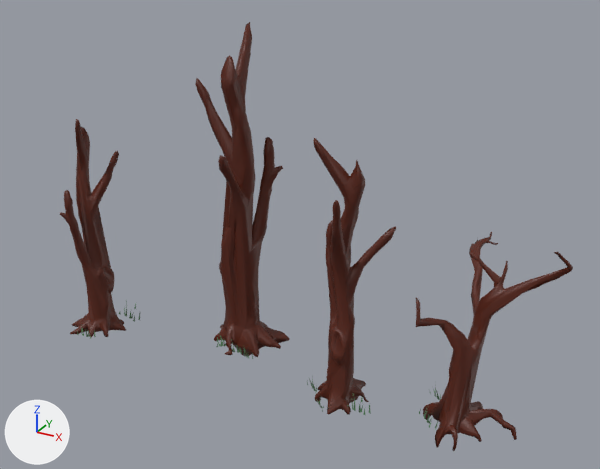
The glTF model assets/carousel_b.glb, before and after one commit.
Camera for both pictures: a 50 mm camera at (5.53, -6.73, 6.4) aimed at (0.09, 3.16, 1.45). Arrows for +X, +Y and +Z are at lower left; the lights stay in place. Where no turn or scale is listed for an object, it has been applied to the vertices.

In view in the first picture: 'bgTree_01.001', 'bgTree_03', 'bgTree_03.001', 'bgTree_03.002', 'grass.006', 'grass.011', 'grass.012', 'grass.016'.
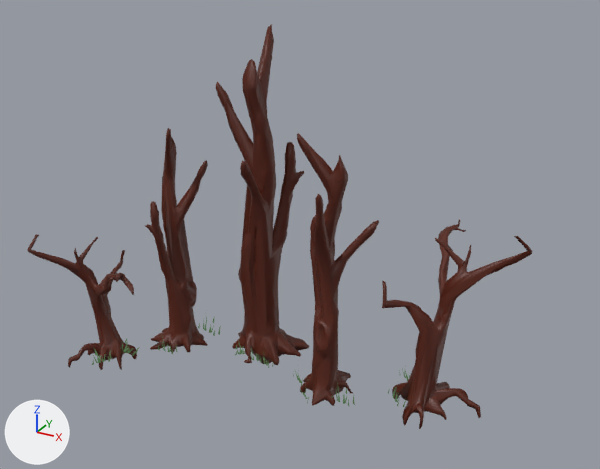
Boxes [x1, y1, x2, y2] around the edits, measured in the pictures (600 x 469 px):
'bgTree_03.001', moved: before [195, 22, 290, 357]; after [216, 24, 309, 365]
'bgTree_01.001', moved: before [416, 232, 573, 451]; after [382, 219, 532, 429]
'bgTree_03', moved: before [314, 138, 396, 415]; after [297, 133, 379, 406]
'bgTree_03.002', moved: before [60, 119, 126, 337]; after [145, 128, 208, 353]
'bgTree_01.003', added (brown): after [27, 234, 137, 370]
'grass.006', moved: before [347, 394, 371, 415]; after [332, 383, 355, 407]
'grass.007', moved: before [119, 301, 140, 322]; after [198, 317, 221, 336]
'grass.016', moved: before [419, 402, 438, 429]; after [388, 387, 406, 408]
'grass.015', moved: before [77, 324, 96, 339]; after [158, 337, 178, 354]
'grass.012', moved: before [216, 333, 226, 347]; after [235, 341, 245, 355]
'grass.018', added: after [92, 348, 112, 365]
'grass.011', moved: before [231, 339, 245, 354]; after [250, 346, 264, 361]
'grass.019', added: after [120, 339, 140, 356]

Diff of the bpy script that builds the scene:
```diff
--- a/assets/carousel_b.glb.py
+++ b/assets/carousel_b.glb.py
@@ me_bgtree_01_001 @@
+me_bgtree_01_001.from_pydata(...)  # 1364 vertices, 2714 faces; spans x -0.78..1.29, y -0.77..0.81, z -0.24..2.14
+me_bgtree_01_001.materials.append(mat_tree)  # brown #571e0a
@@ ob_bgtree_03 @@
 ob_bgtree_03 = bpy.data.objects.new('bgTree_03', me_bgtree_03)
-ob_bgtree_03.location = (1.08, 2.53, -0.7)
+ob_bgtree_03.location = (0.79, 2.62, -0.7)
@@ ob_bgtree_03_001 @@
 ob_bgtree_03_001 = bpy.data.objects.new('bgTree_03.001', me_bgtree_03_001)
-ob_bgtree_03_001.location = (-1.06, 3.34, -0.7)
+ob_bgtree_03_001.location = (-0.66, 3.28, -0.7)
@@ ob_bgtree_03_002 @@
 ob_bgtree_03_002 = bpy.data.objects.new('bgTree_03.002', me_bgtree_03_002)
-ob_bgtree_03_002.location = (-3.32, 2.44, -0.7)
+ob_bgtree_03_002.location = (-1.84, 2.71, -0.7)
@@ ob_bgtree_01_001 @@
 ob_bgtree_01_001 = bpy.data.objects.new('bgTree_01.001', me_bgtree_01)
-ob_bgtree_01_001.location = (2.81, 2.88, -0.7)
+ob_bgtree_01_001.location = (2.23, 3.13, -0.7)
@@ ob_grass_006 @@
 ob_grass_006 = bpy.data.objects.new('grass.006', me_grass)
-ob_grass_006.location = (1.48, 2.37, -0.7)
+ob_grass_006.location = (1.19, 2.46, -0.7)
 ob_grass_006.rotation_euler = (0.0, 0.0, 0.0773)  # degrees (0, 0, 4.4)
@@ ob_grass_007 @@
 ob_grass_007 = bpy.data.objects.new('grass.007', me_grass)
-ob_grass_007.location = (-3.16, 2.95, -0.7)
+ob_grass_007.location = (-1.68, 3.21, -0.7)
 ob_grass_007.rotation_euler = (0.0559, 0.226, 0.168)  # degrees (3.2, 13, 9.6)
@@ ob_grass_011 @@
 ob_grass_011 = bpy.data.objects.new('grass.011', me_grass)
-ob_grass_011.location = (-0.93, 2.91, -0.73)
+ob_grass_011.location = (-0.53, 2.86, -0.73)
 ob_grass_011.rotation_euler = (-0.0595, -0.0968, 0.253)  # degrees (-3.4, -5.5, 14)
@@ ob_grass_012 @@
 ob_grass_012 = bpy.data.objects.new('grass.012', me_grass)
-ob_grass_012.location = (-1.22, 2.94, -0.71)
+ob_grass_012.location = (-0.82, 2.89, -0.71)
 ob_grass_012.rotation_euler = (-0.053, 0.15, 0.978)  # degrees (-3, 8.6, 56)
@@ ob_grass_015 @@
 ob_grass_015 = bpy.data.objects.new('grass.015', me_grass)
-ob_grass_015.location = (-3.38, 2.1, -0.7)
+ob_grass_015.location = (-1.9, 2.36, -0.7)
 ob_grass_015.rotation_euler = (0.046, 0.0125, 0.188)  # degrees (2.6, 0.7, 11)
@@ ob_grass_016 @@
 ob_grass_016 = bpy.data.objects.new('grass.016', me_grass)
-ob_grass_016.location = (2.44, 2.63, -0.7)
+ob_grass_016.location = (1.85, 2.88, -0.7)
 ob_grass_016.rotation_euler = (-0.111, 0.198, -0.543)  # degrees (-6.4, 11, -31)
@@ ob_grass_019 @@
+ob_grass_019 = bpy.data.objects.new('grass.019', me_grass)
+ob_grass_019.location = (-2.48, 2.05, -0.72)
+ob_grass_019.rotation_euler = (0.264, 0.418, 0.77)  # degrees (15, 24, 44)
+ob_grass_019.scale = (1.24, 1.24, 1.24)
@@ ob_grass_018 @@
+ob_grass_018 = bpy.data.objects.new('grass.018', me_grass)
+ob_grass_018.location = (-2.62, 1.6, -0.7)
+ob_grass_018.rotation_euler = (0.046, 0.0125, 0.988)  # degrees (2.6, 0.7, 57)
+ob_grass_018.scale = (1.24, 1.24, 1.24)
@@ ob_bgtree_01_003 @@
+ob_bgtree_01_003 = bpy.data.objects.new('bgTree_01.003', me_bgtree_01_001)
+ob_bgtree_01_003.location = (-2.74, 1.92, -0.79)
```
